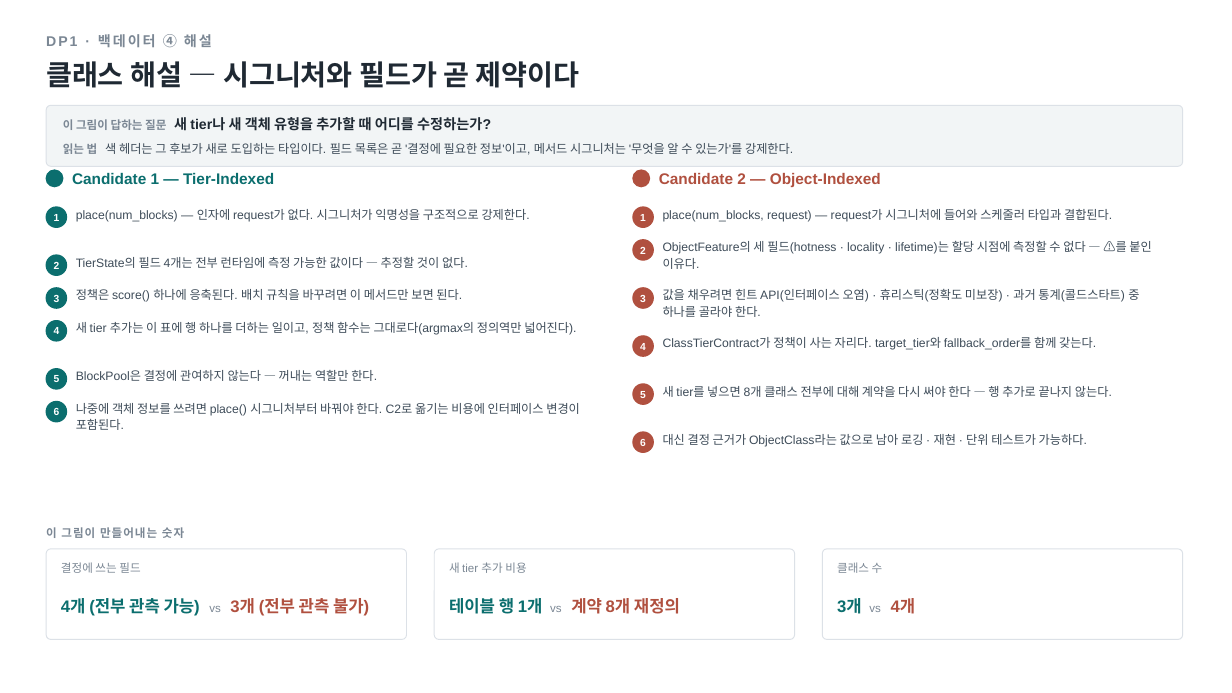
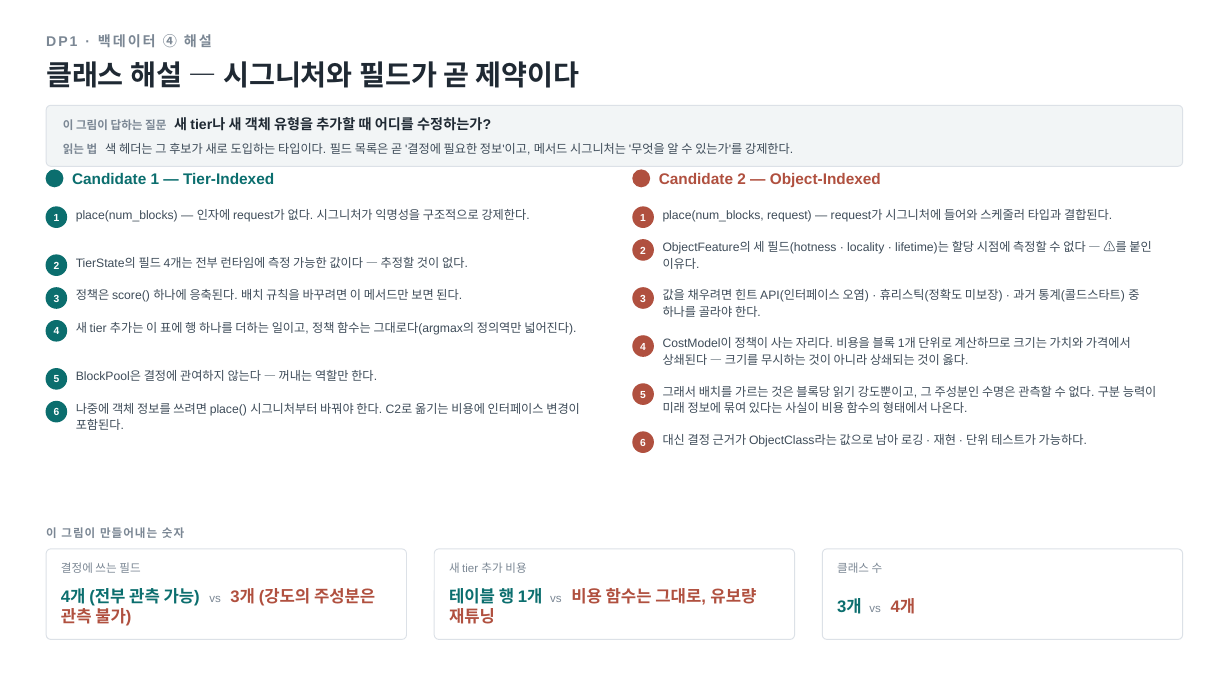
Before and after one commit to mkim0628/vllm, a slide deck: slide 9 of doc-mk/ppt/vllm-dp1-candidate-structure-detail.pptx. Drawn at 1232x693 pixels with LibreOffice and Linux fonts; fonts in the diff are those of the drawing. Boxes give left, top, right and bottom in pixels: in the first picture for what was removed or moved away, otherwise in the second. Text is boxed around its words. In the diff, an @@ line names an element or a change of style, - is before the commit and + after.

```diff
--- a/doc-mk/ppt/vllm-dp1-candidate-structure-detail.pptx
+++ b/doc-mk/ppt/vllm-dp1-candidate-structure-detail.pptx
@@ text at [663,337,1131,365]: text changed @@
-ClassTierContract가 정책이 사는 자리다. target_tier와 fallback_order를 함께 갖는다.
+CostModel이 정책이 사는 자리다. 비용을 블록 1개 단위로 계산하므로 크기는 가치와 가격에서 상쇄된다 — 크기를 무시하는 것이 아니라 상쇄되는 것이 옳다.
@@ text at [663,386,1157,413]: text changed @@
-새 tier를 넣으면 8개 클래스 전부에 대해 계약을 다시 써야 한다 — 행 추가로 끝나지 않는다.
+그래서 배치를 가르는 것은 블록당 읽기 강도뿐이고, 그 주성분인 수명은 관측할 수 없다. 구분 능력이 미래 정보에 묶여 있다는 사실이 비용 함수의 형태에서 나온다.
@@ text at [61,588,375,626]: text changed; text colour #0B6E6E to #B0503F @@
-4개 (전부 관측 가능) vs 3개 (전부 관측 불가)
+4개 (전부 관측 가능) vs 3개 (강도의 주성분은 관측 불가)
@@ text at [449,585,756,624]: text changed @@
-테이블 행 1개 vs 계약 8개 재정의
+테이블 행 1개 vs 비용 함수는 그대로, 유보량 재튜닝
```
Also in this commit, not shown: 2 other slides changed, 5 other files.
